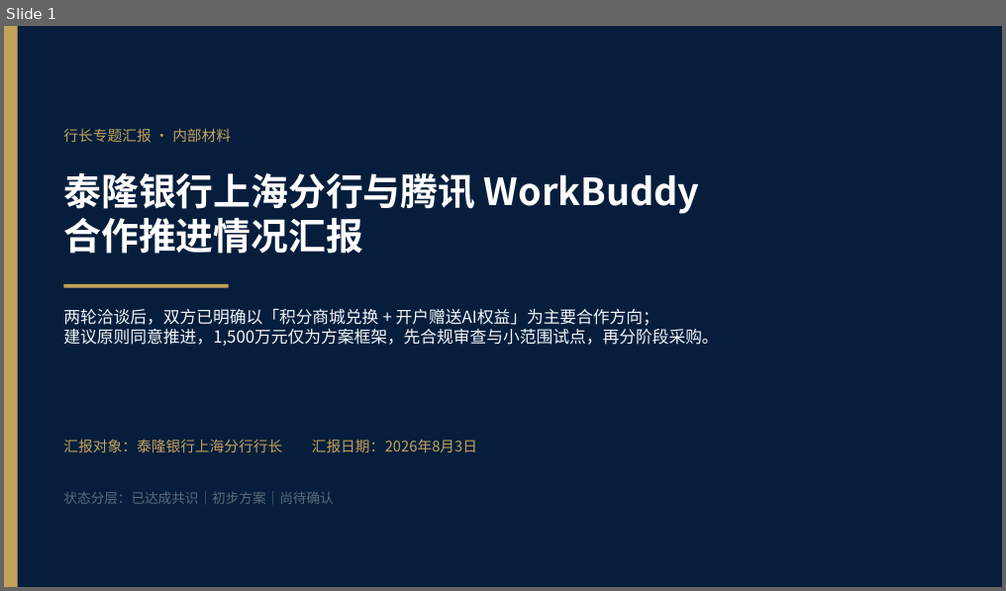
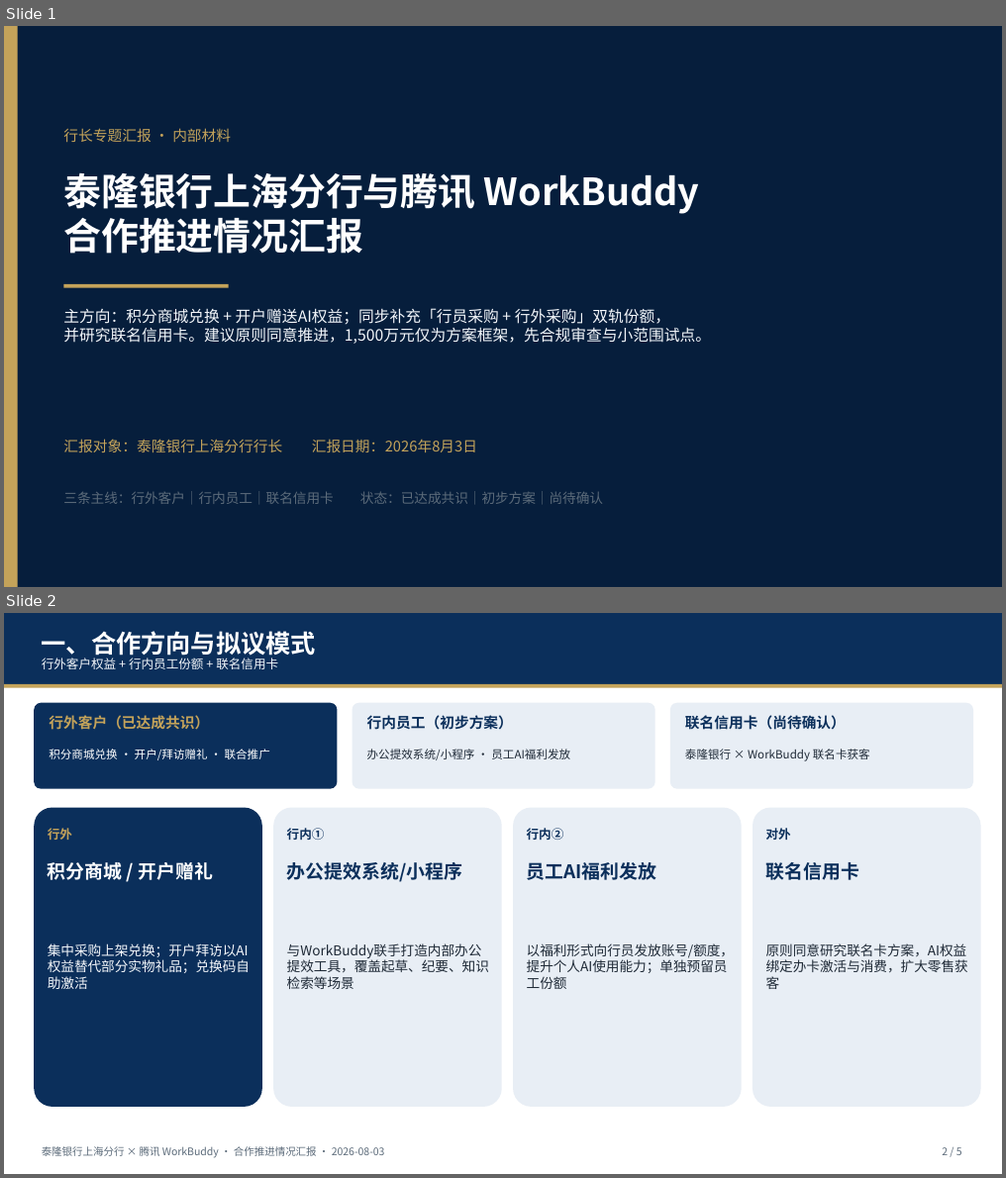
Before and after one commit to hujigang2010-maker/AIDEN, a slide deck: deliverables/泰隆银行上海分行与腾讯WorkBuddy合作推进情况汇报_20260803.pptx. Shown one above the other, each under a label of ours: slide 1 before the commit, slides 1 and 2 after it. The pictures are 1006x591 and 1006x1178 pixels, drawn with LibreOffice and Linux fonts; fonts in the diff are those of the drawing. Boxes give left, top, right and bottom in pixels: in the first picture for what was removed or moved away, otherwise in the second. Text is boxed around its words. In the diff, an @@ line names an element or a change of style, - is before the commit and + after.

```diff
--- a/deliverables/泰隆银行上海分行与腾讯WorkBuddy合作推进情况汇报_20260803.pptx
+++ b/deliverables/泰隆银行上海分行与腾讯WorkBuddy合作推进情况汇报_20260803.pptx
@@ slide 2 added at [4, 613, 1002, 1174], background #FFFFFF @@
@@ rectangle added at [4, 613, 1002, 684], fill #0B2F5B @@
@@ text added at [42, 631, 316, 660], 24 pt, text #FFFFFF, bold @@
+一、合作方向与拟议模式
@@ text added at [42, 658, 278, 669], 12 pt, text #F3F6FA @@
+行外客户权益 + 行内员工份额 + 联名信用卡
@@ rectangle added at [4, 684, 1002, 688], fill #C4A35A @@
@@ rounded rectangle added at [34, 703, 338, 789], fill #0B2F5B @@
@@ text added at [49, 715, 209, 730], 14 pt, text #C4A35A, bold @@
+行外客户（已达成共识）
@@ rounded rectangle added at [352, 703, 655, 789], fill #E8EEF5 @@
@@ text added at [367, 715, 513, 730], 14 pt, text #0B2F5B, bold @@
+行内员工（初步方案）
@@ rounded rectangle added at [670, 703, 973, 789], fill #E8EEF5 @@
@@ text added at [685, 715, 846, 730], 14 pt, text #0B2F5B, bold @@
+联名信用卡（尚待确认）
@@ text added at [49, 749, 270, 761], 11 pt, text #FFFFFF @@
+积分商城兑换 · 开户/拜访赠礼 · 联合推广
@@ text added at [367, 749, 570, 761], 11 pt, text #1F2A37 @@
+办公提效系统/小程序 · 员工AI福利发放
@@ text added at [685, 749, 870, 761], 11 pt, text #1F2A37 @@
+泰隆银行 × WorkBuddy 联名卡获客
@@ rounded rectangle added at [34, 808, 262, 1107], fill #0B2F5B @@
@@ rounded rectangle added at [273, 808, 502, 1107], fill #E8EEF5 @@
@@ rounded rectangle added at [513, 808, 742, 1107], fill #E8EEF5 @@
@@ rounded rectangle added at [752, 808, 981, 1107], fill #E8EEF5 @@
@@ text added at [48, 828, 72, 840], 12 pt, text #C4A35A, bold @@
+行外
@@ text added at [287, 828, 325, 840], 12 pt, text #0B2F5B, bold @@
+行内①
@@ text added at [527, 828, 564, 840], 12 pt, text #0B2F5B, bold @@
+行内②
@@ text added at [766, 828, 791, 840], 12 pt, text #0B2F5B, bold @@
+对外
@@ text added at [48, 862, 213, 880], 18 pt, text #FFFFFF, bold @@
+积分商城 / 开户赠礼
@@ text added at [287, 862, 462, 882], 18 pt, text #0B2F5B, bold @@
+办公提效系统/小程序
@@ text added at [527, 862, 657, 880], 18 pt, text #0B2F5B, bold @@
+员工AI福利发放
@@ text added at [766, 862, 860, 880], 18 pt, text #0B2F5B, bold @@
+联名信用卡
@@ text added at [48, 944, 250, 989], 13 pt, text #F3F6FA @@
+集中采购上架兑换；开户拜访以AI权益替代部分实物礼品；兑换码自助激活
@@ text added at [287, 944, 489, 989], 13 pt, text #1F2A37 @@
+与WorkBuddy联手打造内部办公提效工具，覆盖起草、纪要、知识检索等场景
@@ text added at [527, 944, 734, 989], 13 pt, text #1F2A37 @@
+以福利形式向行员发放账号/额度，提升个人AI使用能力；单独预留员工份额
@@ text added at [766, 944, 968, 989], 13 pt, text #1F2A37 @@
+原则同意研究联名卡方案，AI权益绑定办卡激活与消费，扩大零售获客
@@ text added at [42, 1147, 385, 1158], 10 pt, text #5C6B7A @@
+泰隆银行上海分行 × 腾讯 WorkBuddy · 合作推进情况汇报 · 2026-08-03
@@ text added at [942, 1148, 962, 1156], 10 pt, text #5C6B7A @@
+2 / 5
@@ slide 1 changed as well @@
@@ text at [63, 308, 711, 344]: text changed; size 16 to 15 pt @@
-两轮洽谈后，双方已明确以「积分商城兑换 + 开户赠送AI权益」为主要合作方向；
-建议原则同意推进，1,500万元仅为方案框架，先合规审查与小范围试点，再分阶段采购。
+主方向：积分商城兑换 + 开户赠送AI权益；同步补充「行员采购 + 行外采购」双轨份额，
+并研究联名信用卡。建议原则同意推进，1,500万元仅为方案框架，先合规审查与小范围试点。
@@ text at [63, 491, 603, 504]: text changed @@
-状态分层：已达成共识｜初步方案｜尚待确认
+三条主线：行外客户｜行内员工｜联名信用卡 状态：已达成共识｜初步方案｜尚待确认
```
Also in this commit, not shown: 3 other slides changed, 1 slide removed, 4 other files.
